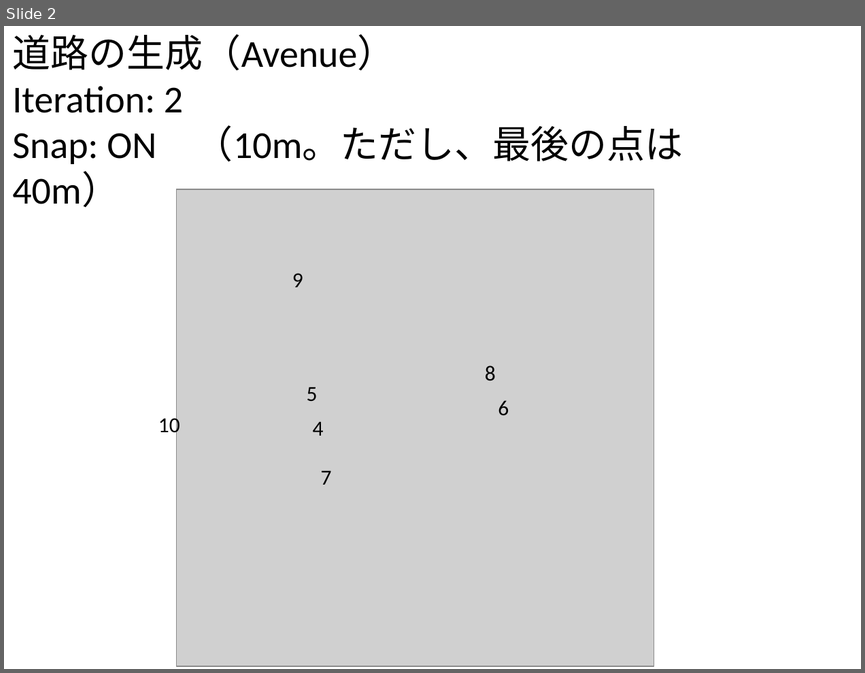
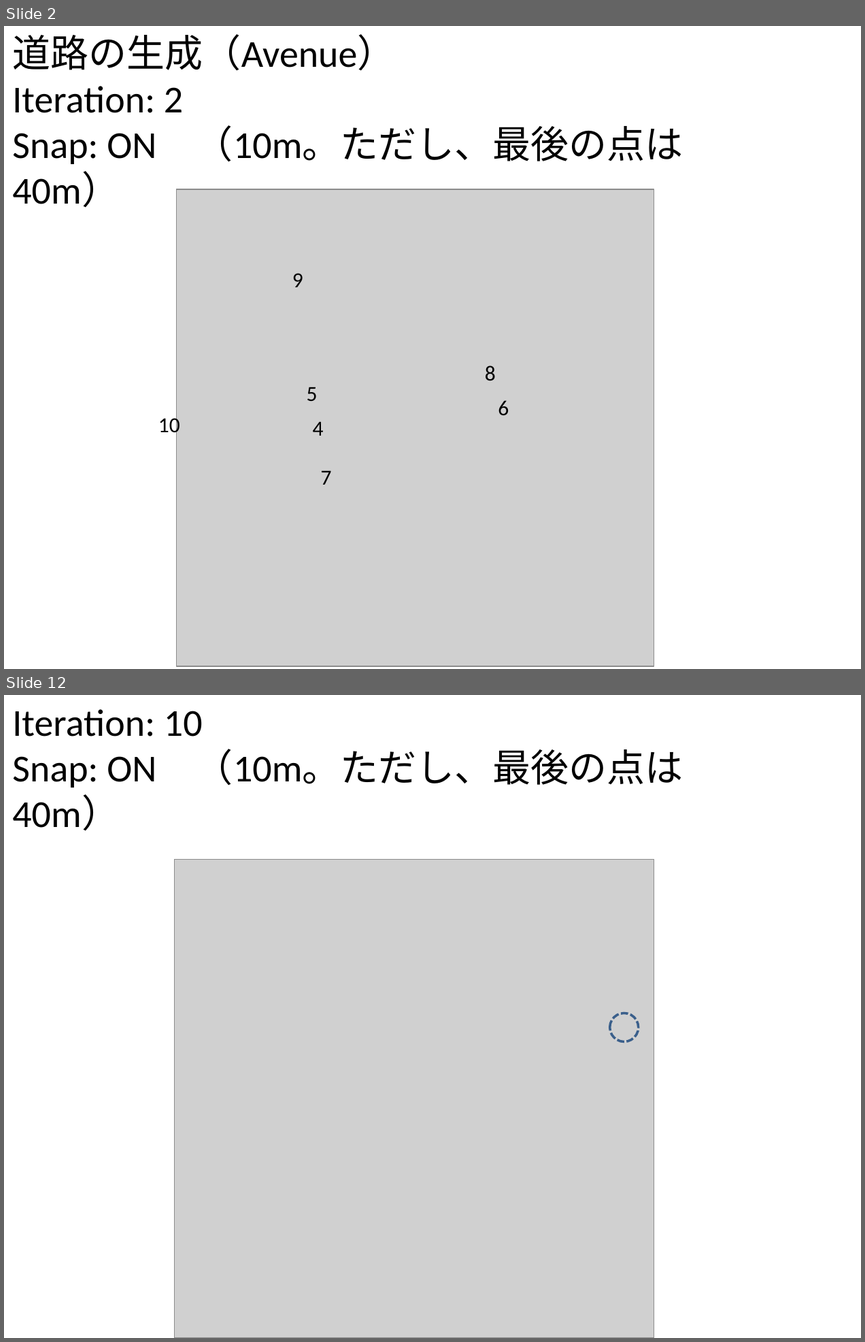
Before and after one commit to gnishida/RoadDesigner, a slide deck: RoadDesigner.pptx. Shown one above the other, each under a label of ours: slide 2 before the commit, slides 2 and 12 after it; the slides between them are not shown. The pictures are 865x673 and 865x1342 pixels, drawn with LibreOffice and Linux fonts; fonts in the diff are those of the drawing; grey boxes stand for pictures. Boxes give left, top, right and bottom in pixels: in the first picture for what was removed or moved away, otherwise in the second. Text is boxed around its words. In the diff, an @@ line names an element or a change of style, - is before the commit and + after.

Commit message:
Update KDERoadGenerator.
Update KDERoadGenerator so that a user can specify the number of
iterations and whether to generate the local streets.

```diff
--- a/RoadDesigner.pptx
+++ b/RoadDesigner.pptx
@@ slide 12 added at box(4, 695, 861, 1338), background #FFFFFF @@
@@ text added at box(12, 709, 683, 787), 32 pt, text #000000 @@
+Iteration: 10
+Snap: ON （10m。ただし、最後の点は40m）
@@ picture added at box(175, 860, 653, 1338) @@
@@ ellipse added at box(610, 1013, 638, 1041), outline #3A5F8C 2 pt dashed @@
```
Also in this commit, not shown: 2 slides changed, 33 other slides added, 14 other files.
